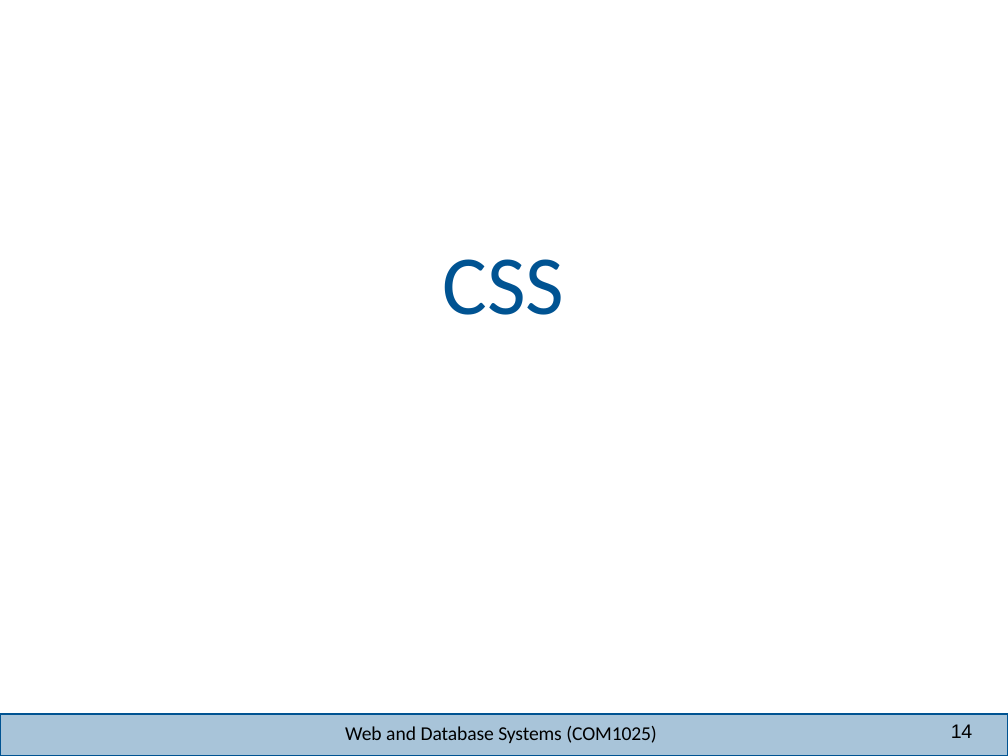
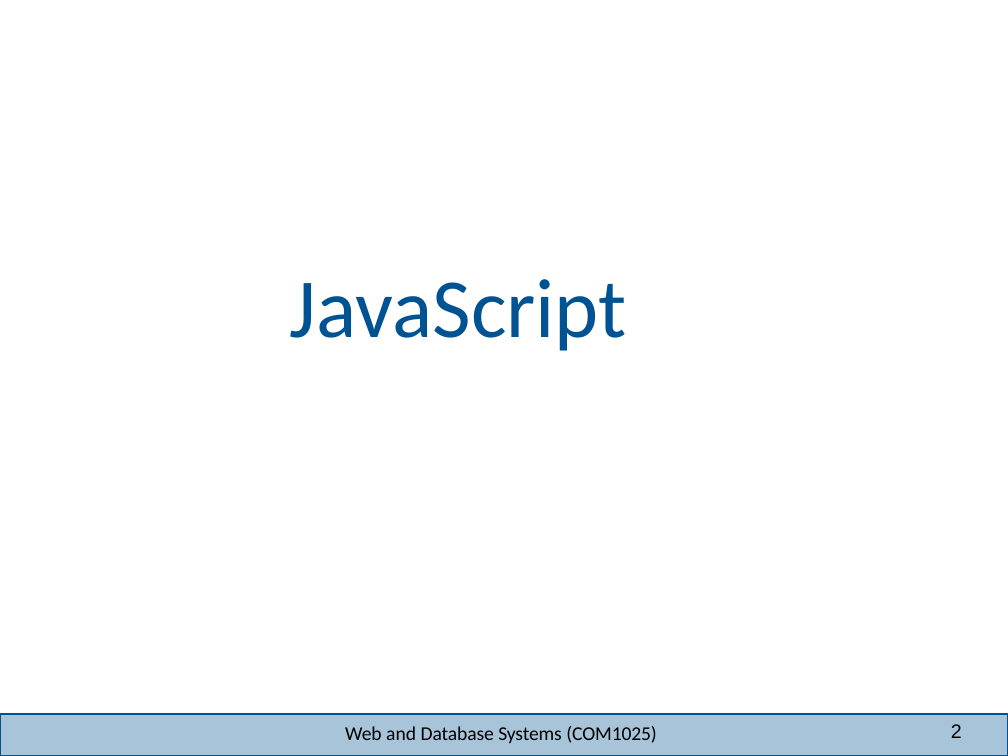
Before and after one commit to joeappleton18/WEB-AND-DATABASE-SYSTEMS, a slide deck: slide 2 of week-8/lecture/lecture.pptx (slide 14 before the commit). Drawn at 1008x756 pixels with LibreOffice and Linux fonts; fonts in the diff are those of the drawing; background and template pictures are left out. Boxes give left, top, right and bottom in pixels: in the first picture for what was removed or moved away, otherwise in the second. Text is boxed around its words. In the diff, an @@ line names an element or a change of style, - is before the commit and + after.

```diff
--- a/week-8/lecture/lecture.pptx
+++ b/week-8/lecture/lecture.pptx
@@ text removed at [443,259,564,315] @@
-CSS
@@ title added at [290,279,627,351], 60 pt, text #005392 @@
+JavaScript
@@ page number at [951,724,962,738]: text changed @@
-14
+2
```
Also in this commit, not shown: 9 other slides changed, 3 slides added, 29 slides removed, 20 other files.
